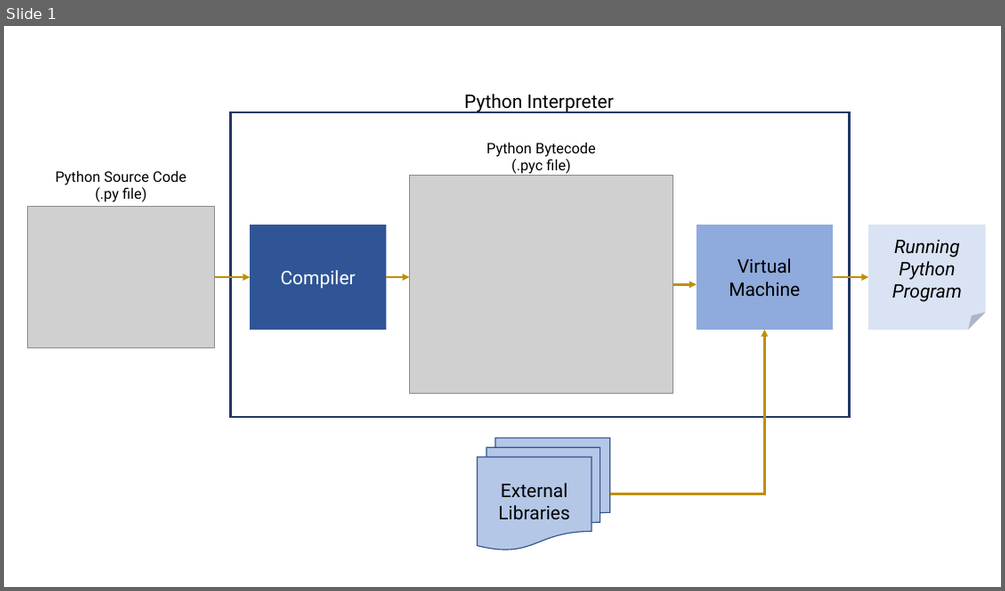
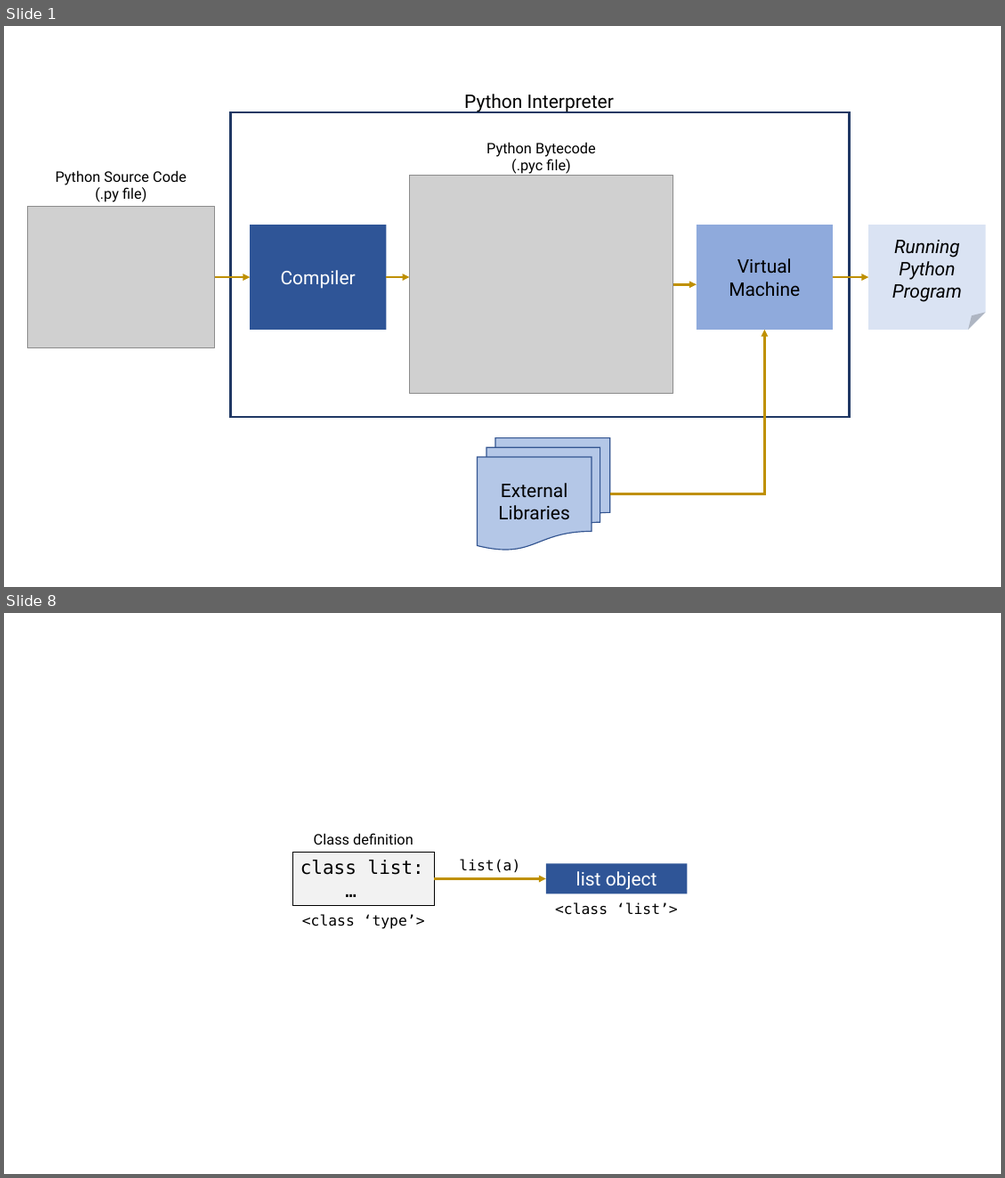
Before and after one commit to smevirtual/python_fundamentals_workshop, a slide deck: day1/Images for Jupyter Notebook - Day 1.pptx. Shown one above the other, each under a label of ours: slide 1 before the commit, slides 1 and 8 after it; the slides between them are not shown. The pictures are 1005x591 and 1005x1178 pixels, drawn with LibreOffice and Linux fonts; fonts in the diff are those of the drawing; grey boxes stand for pictures. Boxes give left, top, right and bottom in pixels: in the first picture for what was removed or moved away, otherwise in the second. Text is boxed around its words. In the diff, an @@ line names an element or a change of style, - is before the commit and + after.

```diff
--- a/day1/Images for Jupyter Notebook - Day 1.pptx
+++ b/day1/Images for Jupyter Notebook - Day 1.pptx
@@ slide 8 added at (x1=4, y1=613, x2=1001, y2=1174), background #FFFFFF @@
@@ rectangle added at (x1=292, y1=852, x2=434, y2=906), fill #F2F2F2, outline #000000 0.75 pt, 18 pt, text #000000 @@
+class list:
+…
@@ text added at (x1=314, y1=833, x2=413, y2=844), 14 pt, text #000000 @@
+Class definition
@@ arrow added from (434, 878) to (546, 878), #BF9000 2.25 pt @@
@@ text added at (x1=459, y1=859, x2=520, y2=872), 14 pt, text #000000 @@
+list(a)
@@ rectangle added at (x1=546, y1=863, x2=688, y2=893), fill #2F5597, 18 pt, text #FFFFFF @@
+list object
@@ text added at (x1=555, y1=902, x2=678, y2=915), 14 pt, text #000000 @@
+<class ‘list’>
@@ text added at (x1=302, y1=914, x2=425, y2=929), 14 pt, text #000000 @@
+<class ‘type’>
```
Also in this commit, not shown: 14 other slides added, 29 other files.
